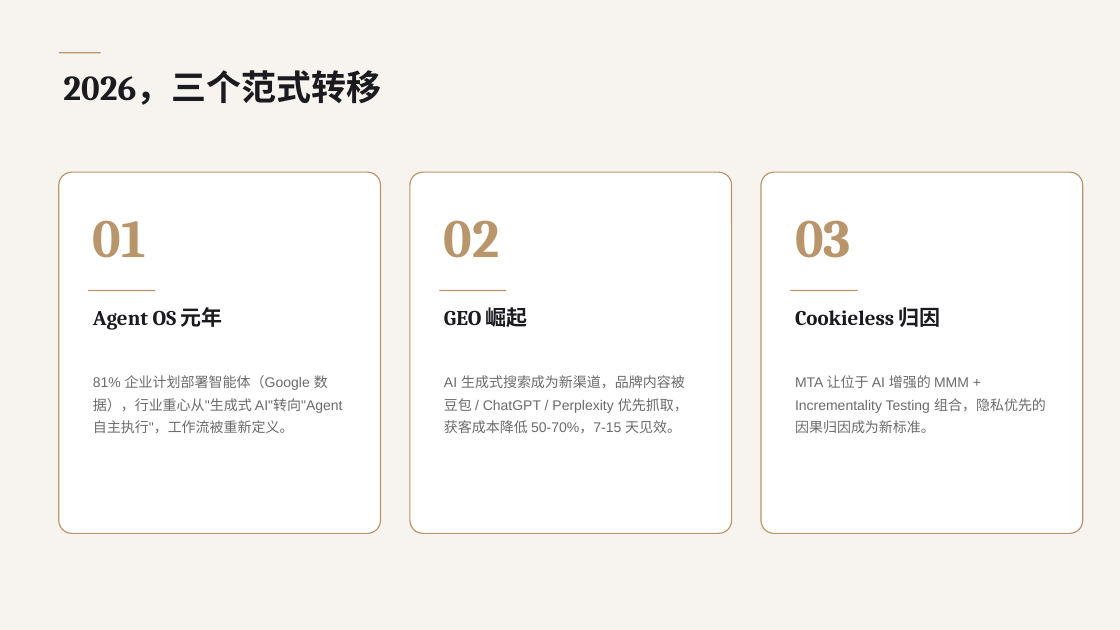
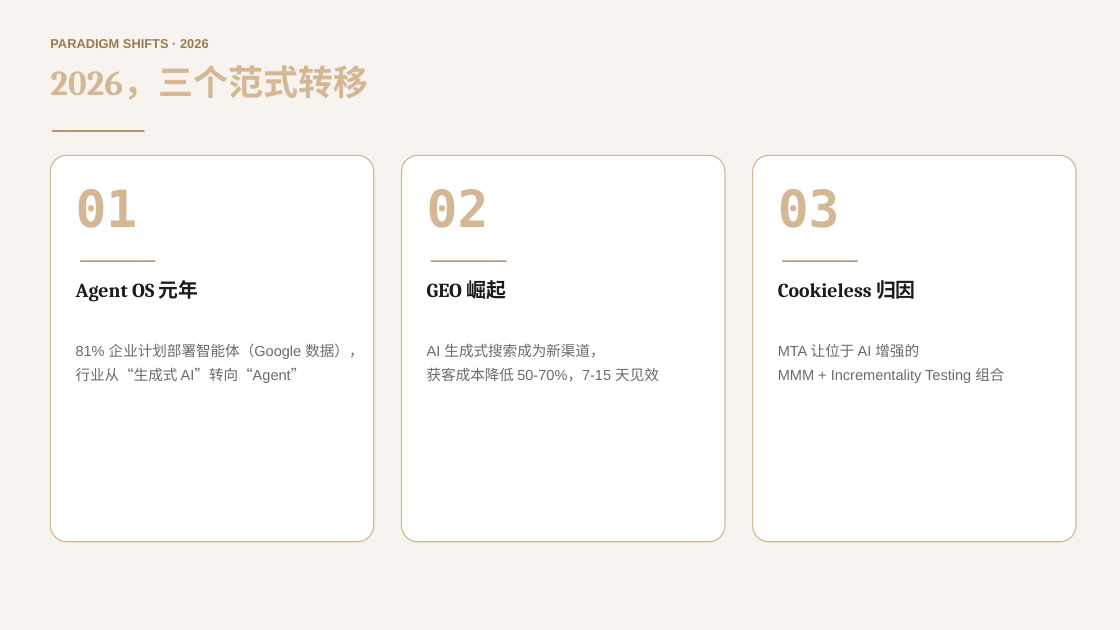
Before and after one commit to 43965555/wujie-ai, a slide deck: slide 3 of pitch/ai-marketing-2026.pptx. Drawn at 1120x630 pixels with LibreOffice and Linux fonts; fonts in the diff are those of the drawing. Boxes give left, top, right and bottom in pixels: in the first picture for what was removed or moved away, otherwise in the second. Text is boxed around its words. In the diff, an @@ line names an element or a change of style, - is before the commit and + after.

```diff
--- a/pitch/ai-marketing-2026.pptx
+++ b/pitch/ai-marketing-2026.pptx
@@ text added at (50,39,209,48), 11 pt, text #9C7A4E, bold @@
+PARADIGM SHIFTS · 2026
@@ text "2026，三个范式转移": place and size @@
-text "2026，三个范式转移" at (63,70,381,105)
+text "2026，三个范式转移" at (50,65,368,100)
@@ text "2026，三个范式转移" at (50,65,368,100): text colour #1A1A1F to gradient #D4B896 to #9C7A4E @@
@@ rectangle: place and size @@
-rectangle at (59,52,101,54)
+rectangle at (52,130,145,132)
@@ rounded rectangle: place and size @@
-rounded rectangle at (59,172,381,534)
+rounded rectangle at (50,155,374,542)
@@ text "01": place and size @@
-text "01" at (93,220,146,258)
+text "01" at (76,189,138,228)
@@ rounded rectangle: place and size @@
-rounded rectangle at (410,172,732,534)
+rounded rectangle at (402,155,725,542)
@@ text "02": place and size @@
-text "02" at (444,220,500,258)
+text "02" at (427,189,489,228)
@@ outline #B8956A 1 pt to #D4B896 1 pt; proportions changed in 3 elements at (402,155,725,542), (50,155,374,542), (753,155,1076,542) @@
@@ rounded rectangle: place and size @@
-rounded rectangle at (761,172,1083,534)
+rounded rectangle at (753,155,1076,542)
@@ size 46 to 44 pt, font Cambria to DejaVu Sans Mono, text colour #B8956A to gradient #D4B896 to #9C7A4E in 3 elements at (76,189,138,228), (427,189,489,228), (778,189,840,228) @@
@@ text "03": place and size @@
-text "03" at (795,220,851,258)
+text "03" at (778,189,840,228)
@@ rectangle: place and size @@
-rectangle at (88,290,155,292)
+rectangle at (80,260,155,262)
@@ rectangle: place and size @@
-rectangle at (439,290,507,292)
+rectangle at (431,260,507,262)
@@ rectangle: place and size @@
-rectangle at (791,290,858,292)
+rectangle at (782,260,858,262)
@@ text "Agent OS 元年": place and size @@
-text "Agent OS 元年" at (93,307,223,330)
+text "Agent OS 元年" at (76,280,199,302)
@@ text "GEO 崛起": place and size @@
-text "GEO 崛起" at (444,304,528,330)
+text "GEO 崛起" at (427,280,506,299)
@@ size 18 to 17 pt in 3 elements at (76,280,199,302), (427,280,506,299), (778,280,916,299) @@
@@ text "Cookieless 归因": place and size @@
-text "Cookieless 归因" at (795,307,941,327)
+text "Cookieless 归因" at (778,280,916,299)
@@ text at (76,343,363,383): text changed; size 12 to 12.5 pt @@
-81% 企业计划部署智能体（Google 数据），行业重心从"生成式 AI"转向"Agent 自主执行"，工作流被重新定义。
+81% 企业计划部署智能体（Google 数据），
+行业从“生成式 AI”转向“Agent”
@@ text at (427,344,659,381): text changed; size 12 to 12.5 pt @@
-AI 生成式搜索成为新渠道，品牌内容被豆包 / ChatGPT / Perplexity 优先抓取，获客成本降低 50-70%，7-15 天见效。
+AI 生成式搜索成为新渠道，
+获客成本降低 50-70%，7-15 天见效
@@ text at (778,344,1004,383): text changed; size 12 to 12.5 pt @@
-MTA 让位于 AI 增强的 MMM + Incrementality Testing 组合，隐私优先的因果归因成为新标准。
+MTA 让位于 AI 增强的
+MMM + Incrementality Testing 组合
```
Also in this commit, not shown: 12 other slides changed.
